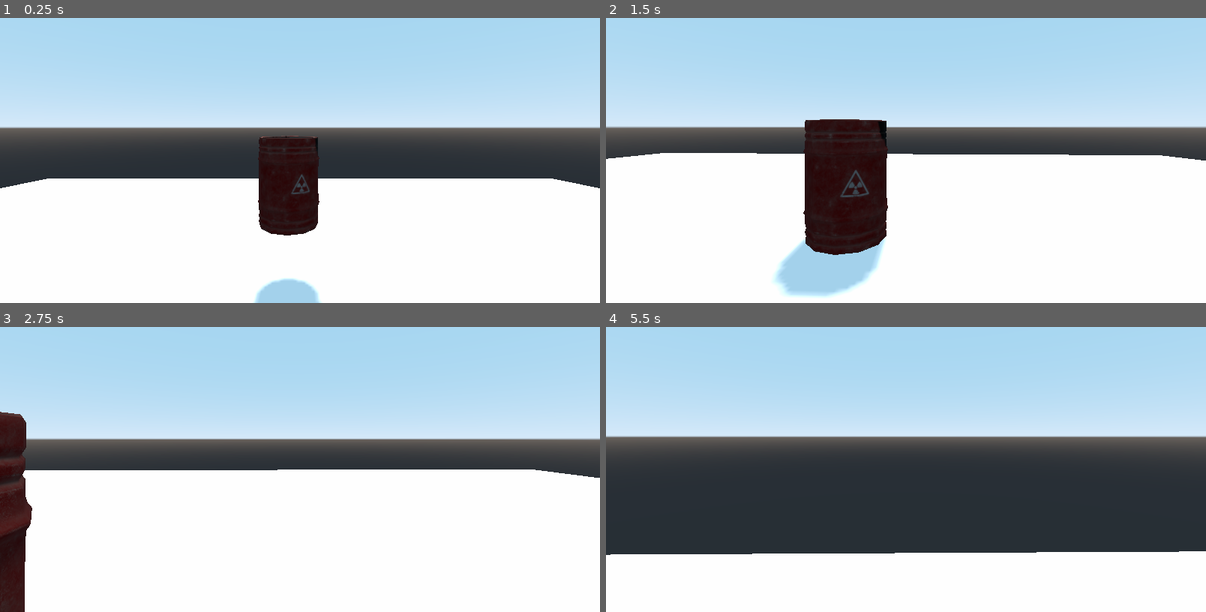
Above: before the commit, frames 1-4 (two rows, left to right).
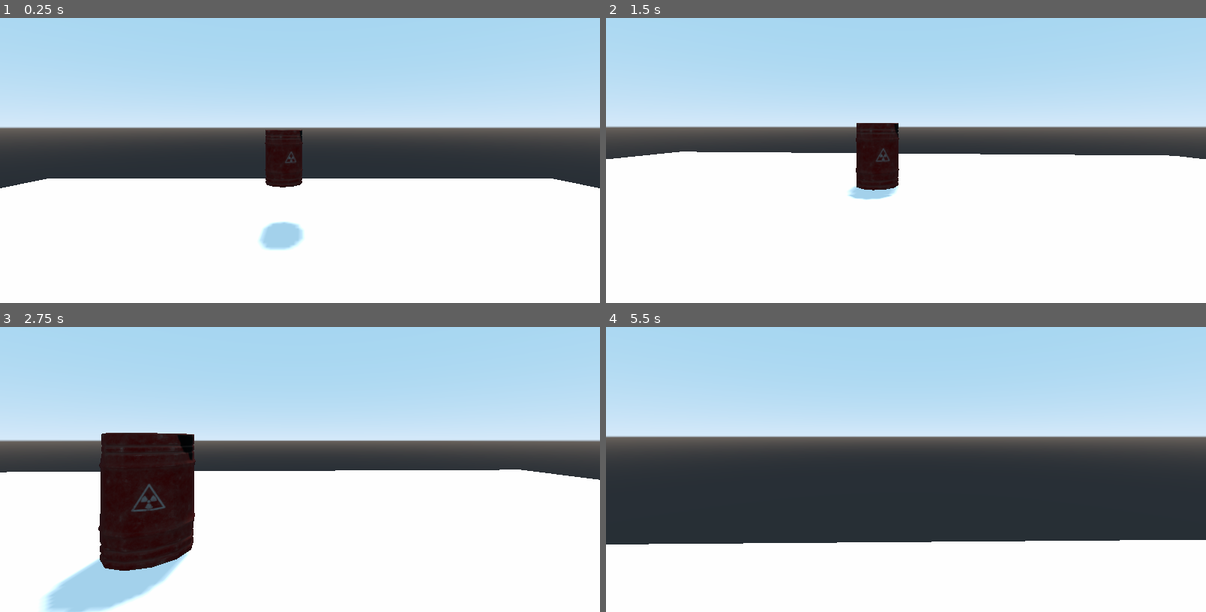
Above: after the commit, the same moments.

Repository: GitGudCode440/GameOffGameJamProject
Game: Godot game, scene res://src/Levels/LevelTemplate/LevelTemplate.tscn
Two runs of this game, one before a commit and one after it. Both use one fixed random seed, a clock stepped at 60 frames per second and the inputs below.
Inputs (mouse positions are in pixels of both pictures, inside the frame that each line leads up to):
- Up to frame 1 (0.25 s): no input
- Up to frame 2 (1.5 s): move the mouse to (1038, 109) at 0.52 s; hold D (move_right) 0.53-1.28 s; hold E (shoot) 0.53-1.28 s; tap Space (jump) at 0.77, 0.8, 1.07, 1.35 s; move the mouse to (876, 129) at 1.27 s; hold W (move_forward) from 1.28 s (still down)
- Up to frame 3 (2.75 s): keep holding W (move_forward); tap Space (jump) at 1.52, 1.82, 2.3 s; tap E (shoot) at 1.55 s; move the mouse to (312, 429) at 2.02 s; hold E (shoot) from 2.03 s (still down)
- Up to frame 4 (5.5 s): keep holding W (move_forward); move the mouse to (900, 441) at 2.77 s; release E (shoot) at 2.78 s; tap E (shoot) at 2.85, 4.35 s; tap Space (jump) at 3.02, 3.32, 3.6, 3.77, 4.07, 4.52, 4.82, 5.3 s; move the mouse to (948, 441) at 3.52 s; move the mouse to (858, 432) at 4.27 s; move the mouse to (912, 435) at 5.02 s; hold E (shoot) from 5.03 s (still down)

The runs differ from the first frame. In frame 1, 3.6% of the frame differs, in the area x 42-54%, y 39-100%; in frame 2, 8.5%; in frame 3, 14%, in the area x 0-100%, y 29-100%; in frame 4, 3.8%.

Commit message:
Added a health function for character

Diff:
--- a/src/Characters/Character.gd
+++ b/src/Characters/Character.gd
@@ -38,3 +38,10 @@
 			y_direction = 0.0
 
 	return y_direction
+
+func hurt():
+	res.health -= 1
+	print(res.health)
+
+	if res.health == 0:
+		queue_free()
--- a/src/Characters/Player/Player.gd
+++ b/src/Characters/Player/Player.gd
@@ -2,7 +2,7 @@
 
 var inputDirection : Vector3
 
-const MOUSE_SENSITIVITY = 0.05
+const MOUSE_SENSITIVITY := 5.0
 const MAX_ROTATION_DEGREES = 60
 
 var toggleMouse := false
@@ -18,7 +18,7 @@
 	calculate_velocity()
 
 func _input(event):
-	if Input.is_action_pressed("shoot"):
+	if Input.is_action_just_pressed("shoot"):
 		shoot()
 
 
@@ -29,8 +29,8 @@
 
 
 	if event is InputEventMouseMotion:
-		rotation_degrees.y += -event.relative.x * MOUSE_SENSITIVITY
-		$Camera.rotation_degrees.x += -event.relative.y * MOUSE_SENSITIVITY
+		rotation_degrees.y += -event.relative.x * MOUSE_SENSITIVITY * get_process_delta_time()
+		$Camera.rotation_degrees.x += -event.relative.y * MOUSE_SENSITIVITY * get_process_delta_time()
 		$Camera.rotation_degrees.x = clamp($Camera.rotation_degrees.x, -MAX_ROTATION_DEGREES, MAX_ROTATION_DEGREES)
 
 
--- a/src/Characters/Player/Player.tscn
+++ b/src/Characters/Player/Player.tscn
@@ -22,4 +22,4 @@
 [node name="RayCast" type="RayCast" parent="Camera" index="0"]
 transform = Transform( -1, 0, 8.74228e-08, 0, 1, 0, -8.74228e-08, 0, -1, 0, 0, 0 )
 enabled = true
-cast_to = Vector3( 0, 0, 5 )
+cast_to = Vector3( 0, 0, 100 )
--- a/src/Characters/Red Barell/RedBarrel.gd
+++ b/src/Characters/Red Barell/RedBarrel.gd
@@ -6,11 +6,16 @@
 
 
 func set_direction() -> void:
-	var directionToPlayer = directionToPlayer()
+
+	follow_player()
+
+func follow_player():
+	var directionToPlayer = direction_to_player()
 
 	res.direction = Vector3(directionToPlayer.x, set_y_direction(jump_states.WITHOUT_JUMP), directionToPlayer.z)
 
-func directionToPlayer() -> Vector3:
+
+func direction_to_player() -> Vector3:
 	var playerPosition : Vector3 = get_tree().get_root().find_node('Player', true, false).global_translation
 	var directionToPlayer := (playerPosition - global_translation).normalized()
 
@@ -23,6 +28,3 @@
 
 	res.velocity = move_and_slide(res.velocity, Vector3.UP)
 	self.apply_gravity()
-
-func hurt():
-	print("Ouch!")
--- a/src/Characters/Red Barell/RedBarrel.tscn
+++ b/src/Characters/Red Barell/RedBarrel.tscn
@@ -9,7 +9,7 @@
 [sub_resource type="Resource" id=1]
 script = ExtResource( 5 )
 speed = 2.0
-health = 0
+health = 3
 accelerationRate = 0.0
 deccelerationRate = 0.0
 
--- a/src/Levels/LevelTemplate/LevelTemplate.tscn
+++ b/src/Levels/LevelTemplate/LevelTemplate.tscn
@@ -19,7 +19,7 @@
 shadow_enabled = true
 
 [node name="Red Barell" parent="." instance=ExtResource( 2 )]
-transform = Transform( 1, 0, 0, 0, 1, 0, 0, 0, 1, 0.397, 3.51384, 8.816 )
+transform = Transform( 1, 0, 0, 0, 1, 0, 0, 0, 1, 0.9, 3.7, 14 )
 
 [node name="Ground" type="StaticBody" parent="."]
 
